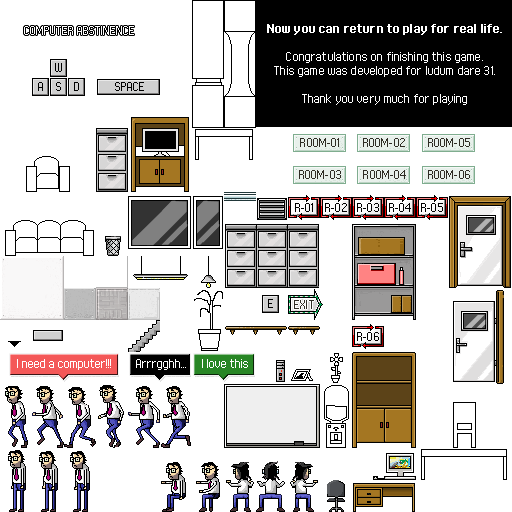
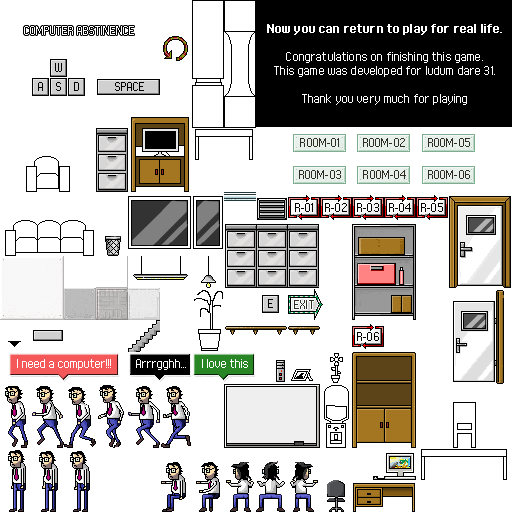
Revision of a layered 512×512 image; what changed, layer by layer:
added layer "Layer 5" in group "UI" over (163, 36, 188, 61)
